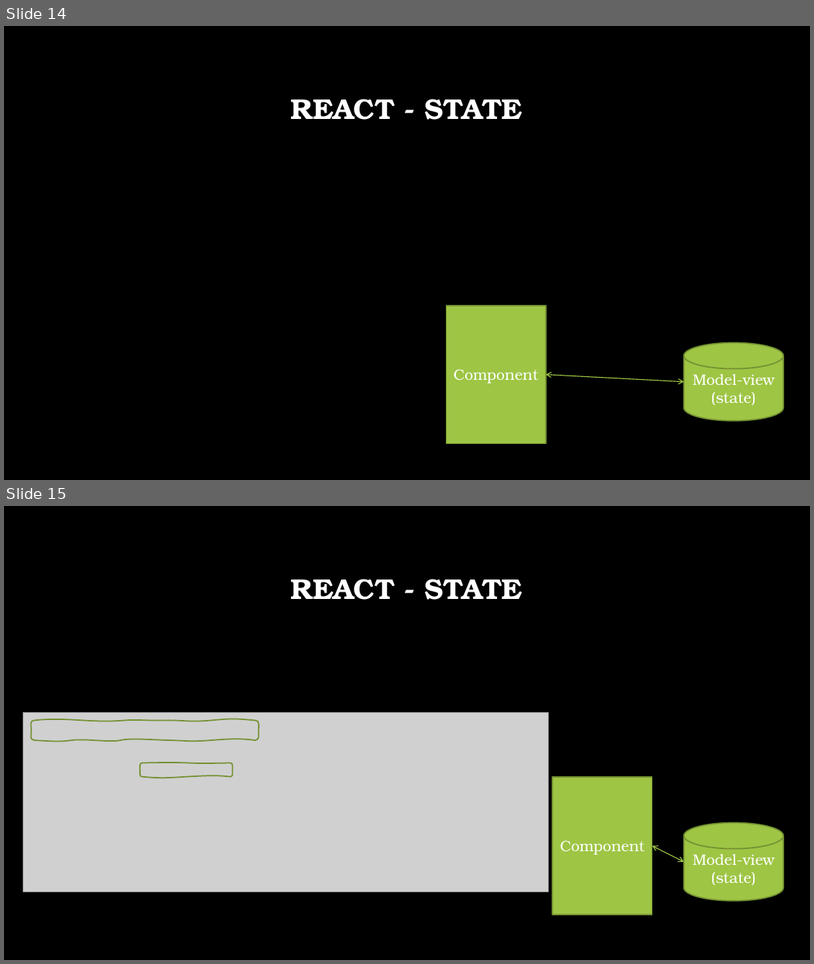
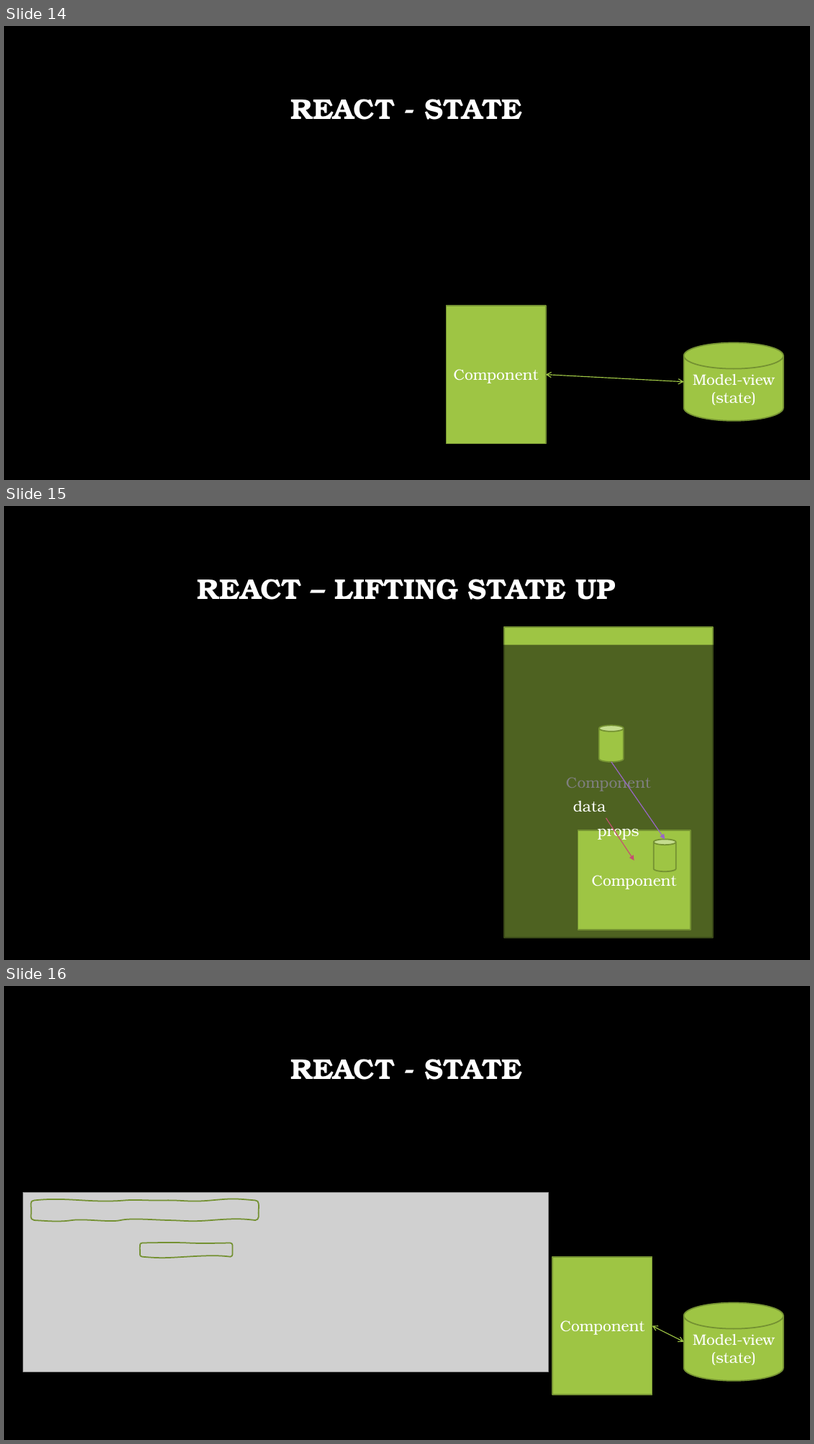
Before and after one commit to talyaron/full-stack, a slide deck: SPA/React/react-architecture.pptx. Shown one above the other, each under a label of ours: slides 14 and 15 before the commit, slides 14, 15 and 16 after it. The pictures are 814x964 and 814x1444 pixels, drawn with LibreOffice and Linux fonts; fonts in the diff are those of the drawing; grey boxes stand for pictures; background and template pictures are left out. Boxes give left, top, right and bottom in pixels: in the first picture for what was removed or moved away, otherwise in the second. Text is boxed around its words. In the diff, an @@ line names an element or a change of style, - is before the commit and + after.

```diff
--- a/SPA/React/react-architecture.pptx
+++ b/SPA/React/react-architecture.pptx
@@ slide 15 added at box(4, 506, 810, 960), background picture (left out) @@
@@ title added at box(198, 579, 616, 600), 34 pt, text #FFFFFF, bold @@
+REACT – LIFTING STATE UP
@@ rectangle added at box(504, 627, 713, 937), fill #9EC544, outline #759232 1.5 pt, 18 pt, text #FFFFFF @@
+Component
@@ rectangle added at box(4, 644, 810, 960), fill #000000 at 50% opacity @@
@@ cylinder added at box(599, 725, 623, 762), fill #9EC544, outline #759232 1.5 pt @@
@@ arrow added from (612, 762) to (665, 839), #9A66CA 1 pt @@
@@ text added at box(574, 800, 607, 811), 18 pt, text #FFFFFF @@
+data
@@ text added at box(598, 821, 640, 840), 18 pt, text #FFFFFF @@
+props
@@ arrow added from (607, 818) to (634, 860), #C54F71 1 pt @@
@@ rectangle added at box(578, 830, 691, 929), fill #9EC544, outline #759232 1.5 pt, 18 pt, text #FFFFFF @@
+Component
@@ cylinder added at box(654, 839, 676, 871), fill #9EC544, outline #759232 1.5 pt @@
@@ what was slide 15 is now slide 16 @@
```
Also in this commit, not shown: 1 slide changed, 14 other files.
